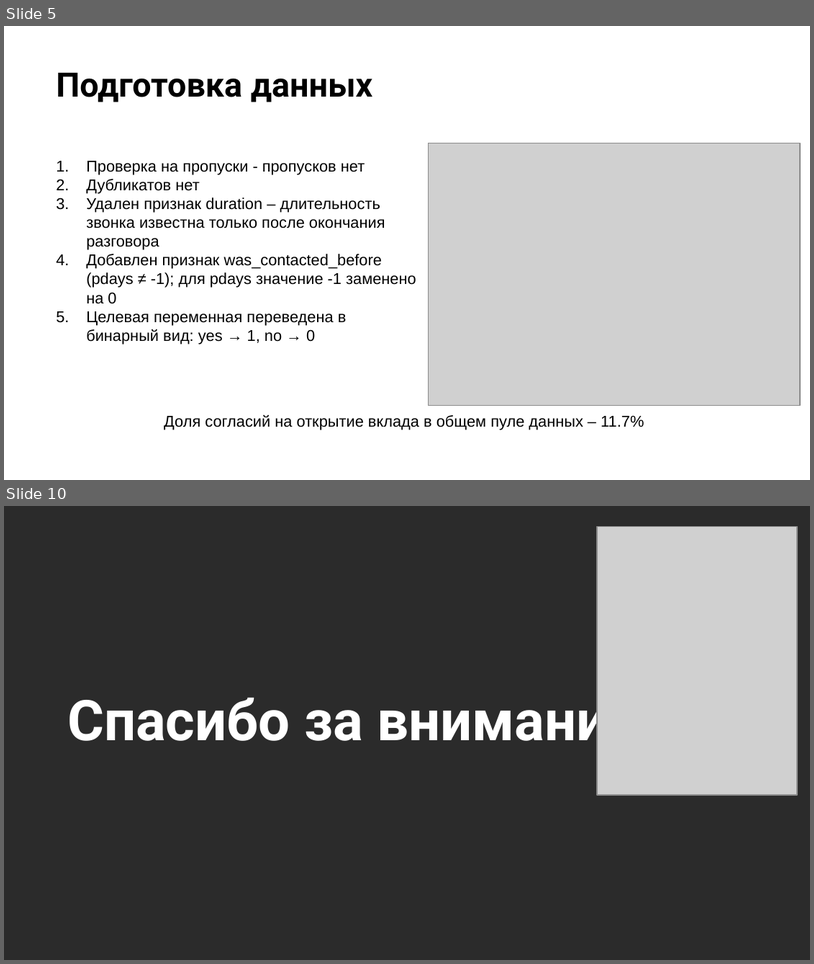
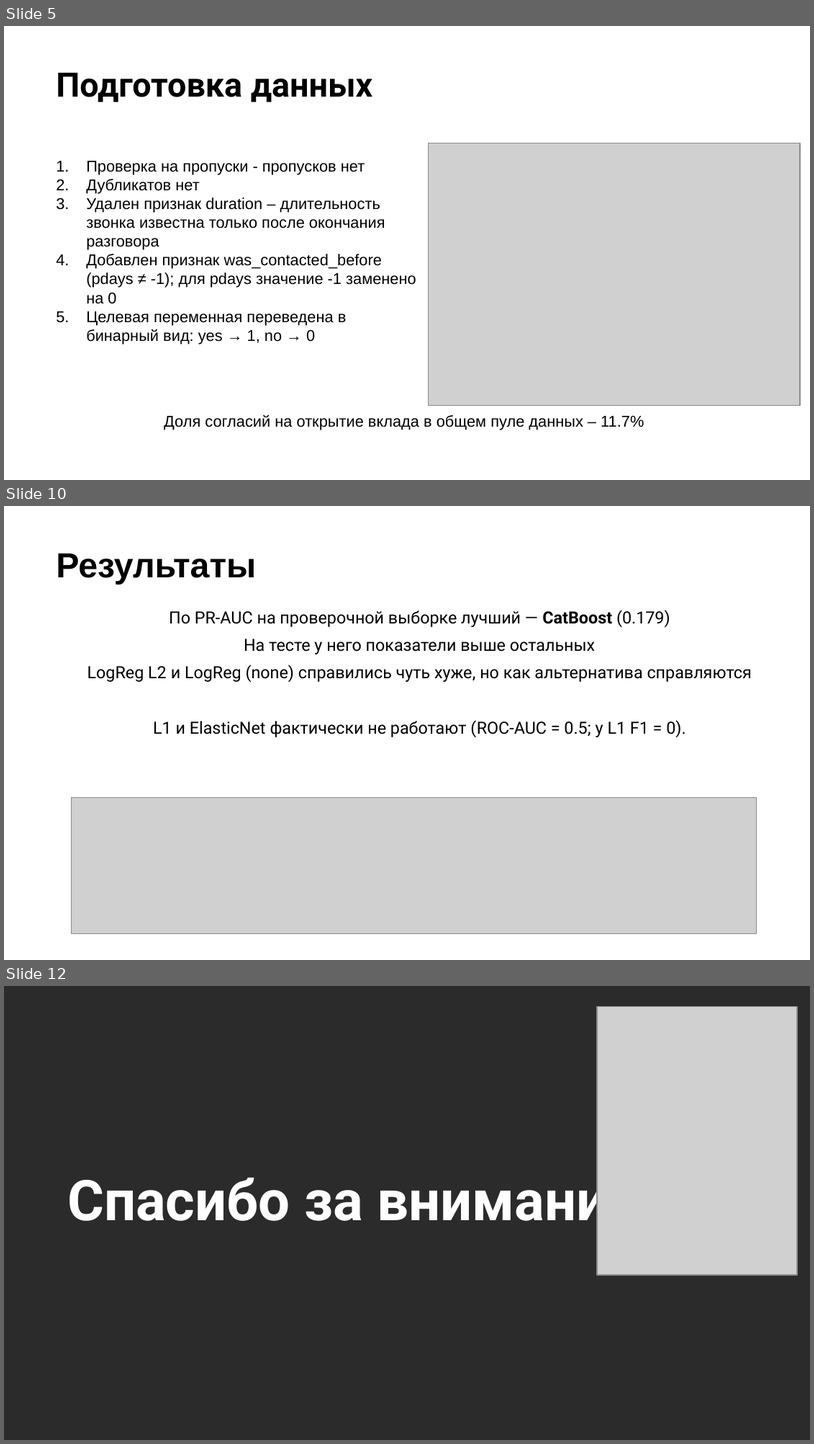
Before and after one commit to PolinaKarcheuskaya/ML-Basic, a slide deck: project/project.pptx. Shown one above the other, each under a label of ours: slides 5 and 10 before the commit, slides 5, 10 and 12 after it; the slides between them are not shown. The pictures are 814x964 and 814x1444 pixels, drawn with LibreOffice and Linux fonts; fonts in the diff are those of the drawing; grey boxes stand for pictures; background and template pictures are left out; a plain dark background stands for a picture behind light text. Boxes give left, top, right and bottom in pixels: in the first picture for what was removed or moved away, otherwise in the second. Text is boxed around its words. In the diff, an @@ line names an element or a change of style, - is before the commit and + after.

```diff
--- a/project/project.pptx
+++ b/project/project.pptx
@@ slide 10 added at [4, 506, 810, 960], background picture (left out) @@
@@ title added at [56, 553, 256, 584], 31 pt, text #000000, bold @@
+Результаты
@@ text added at [88, 610, 752, 737], 15 pt, text #000000 @@
+По PR-AUC на проверочной выборке лучший — CatBoost (0.179)
+На тесте у него показатели выше остальных
+LogReg L2 и LogReg (none) справились чуть хуже, но как альтернатива справляются
+L1 и ElasticNet фактически не работают (ROC-AUC = 0.5; у L1 F1 = 0).
@@ picture added at [71, 798, 756, 934] @@
@@ what was slide 10 is now slide 12 @@
```
Also in this commit, not shown: 3 slides changed, 3 other slides added, 2 slides removed, 1 other file.
